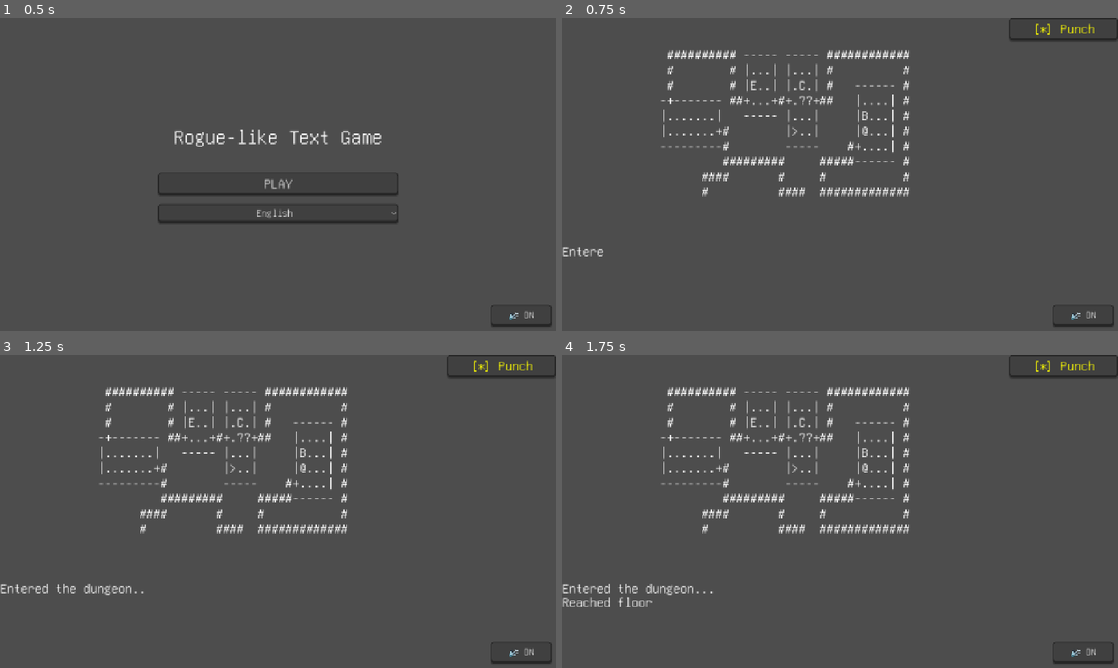
Above: before the commit, frames 1-4 (two rows, left to right).
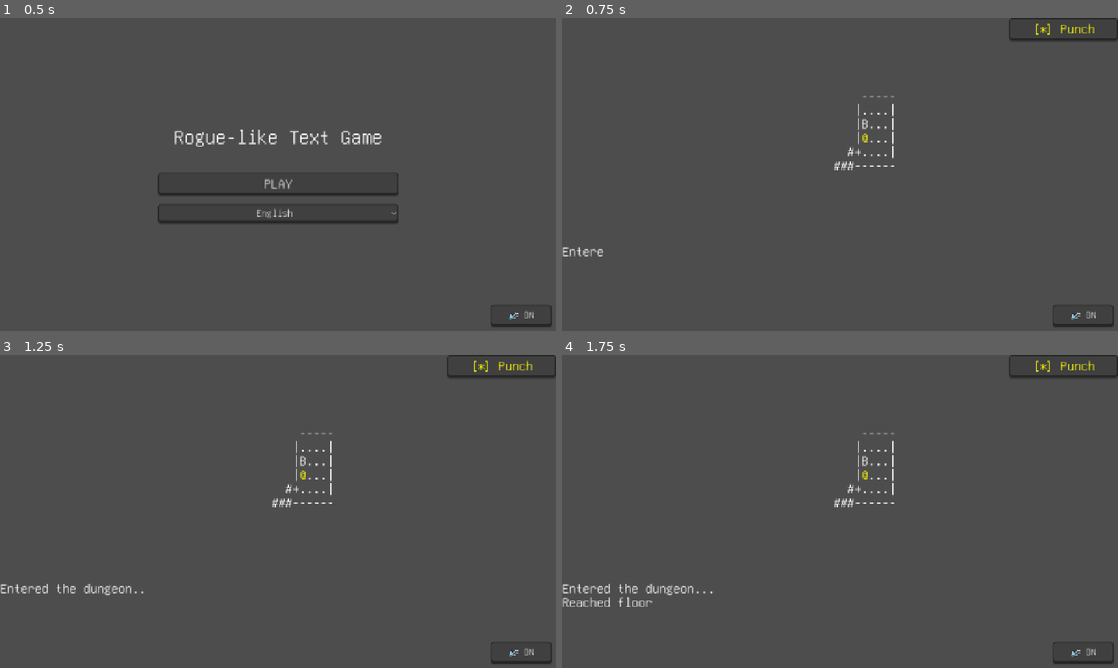
Above: after the commit, the same moments.

Repository: horaguchi/kumopaku
Game: Godot game, scene res://title.tscn
Same seed, same stepped clock (60 frames per second), same inputs: the game is played once before the commit and once after it.
Inputs:
- Up to frame 1 (0.5 s): no input
- Up to frame 2 (0.75 s): click "PLAY" at 0.5 s
- Up to frame 3 (1.25 s): no input
- Up to frame 4 (1.75 s): click "[*] Punch" at 1.25 s

Frame 1 is identical in both runs. In frame 2, 2.6% of the frame differs, in the area x 17-63%, y 10-58%; in frame 3, 2.6%; in frame 4, 2.6%.

Commit message:
視界の追加

Diff:
--- a/main.gd
+++ b/main.gd
@@ -8,7 +8,7 @@
 const MASTER_BUS_INDEX := 0
 
 # --- UI Nodes ---
-@onready var map_label: Label = $HBoxContainer/LeftVBox/MapLabel
+@onready var map_label: RichTextLabel = $HBoxContainer/LeftVBox/MapLabel
 @onready var message_log: RichTextLabel = $HBoxContainer/LeftVBox/MessageLog
 @onready var skill_container: VBoxContainer = $HBoxContainer/SkillContainer
 @onready var return_to_title_button: Button = $HBoxContainer/SkillContainer/ReturnToTitleButton
@@ -151,18 +151,118 @@
 	for enemy in map_data.enemies:
 		grid[enemy.pos.y][enemy.pos.x] = enemy.char
 
-	grid[player_pos.y][player_pos.x] = "@"
+	grid[player_pos.y][player_pos.x] = "[color=yellow]@[/color]"
+
+	var visible = _compute_fov()
 
 	var map_str = ""
 	var max_y = grid.size()
 	var max_x = grid[0].size()
+	var current_color = ""
+
 	for y in range(max_y):
 		var row_str = ""
 		for x in range(max_x):
-			row_str += str(grid[y][x])
+			if visible[y][x]:
+				if current_color != "":
+					row_str += "[/color]"
+					current_color = ""
+				row_str += str(grid[y][x])
+			elif map_data.discovered[y][x]:
+				if current_color != "#cccccc":
+					if current_color != "": row_str += "[/color]"
+					row_str += "[color=#cccccc]"
+					current_color = "#cccccc"
+				var t = map_data.grid[y][x]
+				if map_data.has("stairs_pos") and map_data.stairs_pos == Vector2(x, y):
+					t = ">"
+				row_str += t
+			else:
+				if current_color != "":
+					row_str += "[/color]"
+					current_color = ""
+				row_str += " "
 		map_str += row_str + "\n"
 
+	if current_color != "":
+		map_str += "[/color]"
+
 	map_label.text = map_str
+
+func _compute_fov() -> Array:
+	var max_y = map_data.grid.size()
+	var max_x = map_data.grid[0].size()
+
+	if not map_data.has("discovered"):
+		map_data.discovered = []
+		for y in range(max_y):
+			var arr = []
+			arr.resize(max_x)
+			arr.fill(false)
+			map_data.discovered.append(arr)
+
+	var visible = []
+	for y in range(max_y):
+		var arr = []
+		arr.resize(max_x)
+		arr.fill(false)
+		visible.append(arr)
+
+	var radius = 7
+	var p_x = int(player_pos.x)
+	var p_y = int(player_pos.y)
+
+	visible[p_y][p_x] = true
+	map_data.discovered[p_y][p_x] = true
+
+	for i in range(-radius, radius + 1):
+		for j in range(-radius, radius + 1):
+			if i == -radius or i == radius or j == -radius or j == radius:
+				var target_x = p_x + i
+				var target_y = p_y + j
+				var line = _get_line(p_x, p_y, target_x, target_y)
+				for p in line:
+					var px = int(p.x)
+					var py = int(p.y)
+					if px < 0 or px >= max_x or py < 0 or py >= max_y:
+						break
+
+					if (px - p_x) * (px - p_x) + (py - p_y) * (py - p_y) > radius * radius:
+						break
+
+					visible[py][px] = true
+					map_data.discovered[py][px] = true
+
+					var c = map_data.grid[py][px]
+					if c == "-" or c == "|" or c == " ":
+						break
+
+	return visible
+
+func _get_line(x0: int, y0: int, x1: int, y1: int) -> Array:
+	var points = []
+	var dx = abs(x1 - x0)
+	var sx = 1 if x0 < x1 else -1
+	var dy = - abs(y1 - y0)
+	var sy = 1 if y0 < y1 else -1
+	var err = dx + dy
+
+	var cx = x0
+	var cy = y0
+
+	while true:
+		points.append(Vector2(cx, cy))
+		if cx == x1 and cy == y1:
+			break
+		var e2 = 2 * err
+		if e2 >= dy:
+			err += dy
+			cx += sx
+		if e2 <= dx:
+			err += dx
+			cy += sy
+
+	return points
 
 func _update_skills():
 	for i in range(4):
--- a/main.tscn
+++ b/main.tscn
@@ -25,10 +25,11 @@
 layout_mode = 2
 size_flags_horizontal = 3
 
-[node name="MapLabel" type="Label" parent="HBoxContainer/LeftVBox" unique_id=1532993429]
+[node name="MapLabel" type="RichTextLabel" parent="HBoxContainer/LeftVBox" unique_id=1532993429]
 layout_mode = 2
 size_flags_vertical = 3
-theme_override_font_sizes/font_size = 32
+theme_override_font_sizes/normal_font_size = 32
+bbcode_enabled = true
 horizontal_alignment = 1
 vertical_alignment = 1
 
